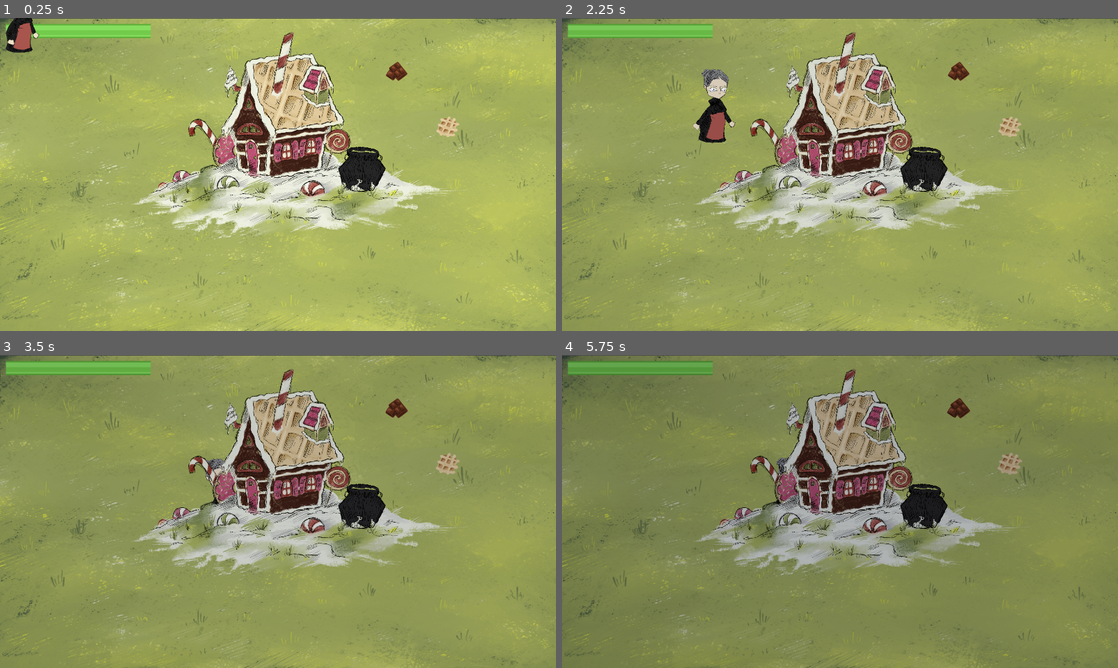
Above: before the commit, frames 1-4 (two rows, left to right).
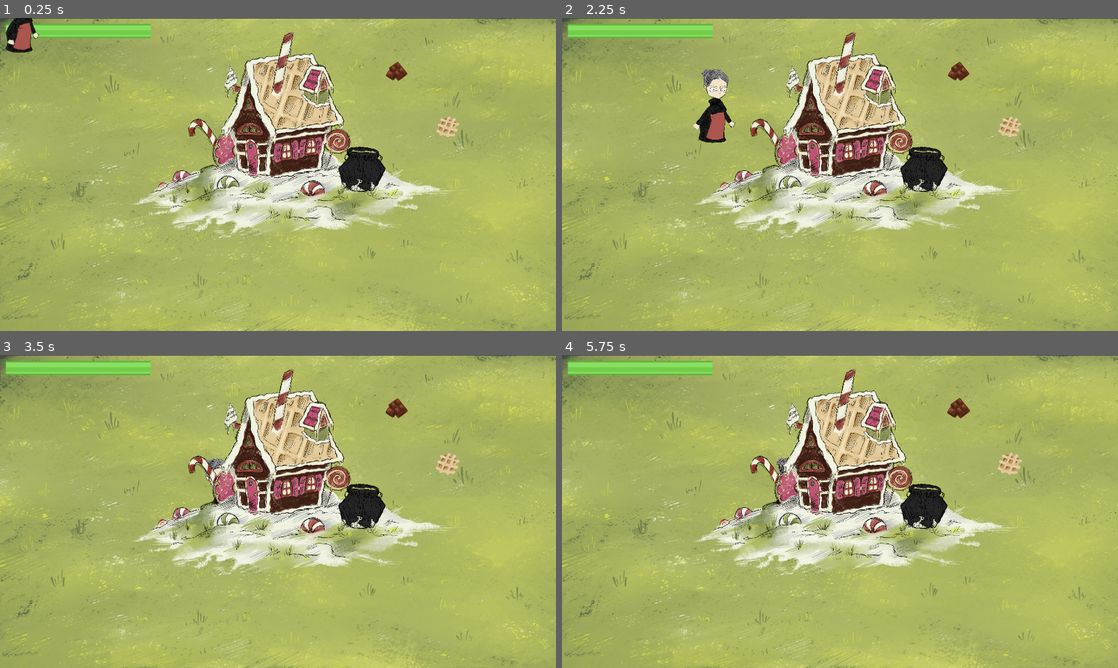
Above: after the commit, the same moments.

Repository: Boris14/GretelsAndHensels
Game: Godot game, scene res://scenes/main.tscn
The game is run twice, just before and just after one commit, with the same random seed, the same clock (stepped at 60 frames per second) and the same inputs.
Inputs (mouse positions are in pixels of both pictures, inside the frame that each line leads up to):
- Up to frame 1 (0.25 s): no input
- Up to frame 2 (2.25 s): move the mouse to (962, 158) at 0.52 s; right-click (962, 158) at 0.6 s; click (962, 158) at 0.67 s; move the mouse to (728, 190) at 1.27 s; right-click (728, 190) at 1.35 s; click (728, 190) at 1.42 s; move the mouse to (895, 105) at 2.02 s; right-click (895, 105) at 2.1 s; click (895, 105) at 2.17 s
- Up to frame 3 (3.5 s): move the mouse to (250, 574) at 2.77 s; right-click (250, 574) at 2.85 s; click (250, 574) at 2.92 s
- Up to frame 4 (5.75 s): move the mouse to (1006, 558) at 3.52 s; right-click (1006, 558) at 3.6 s; click (1006, 558) at 3.67 s; move the mouse to (673, 464) at 4.27 s; right-click (673, 464) at 4.35 s; click (673, 464) at 4.42 s; move the mouse to (867, 511) at 5.02 s; right-click (867, 511) at 5.1 s; click (867, 511) at 5.17 s

The runs differ from the first frame. In frame 2, 3.4% of the frame differs, in the area x 16-97%, y 6-90%; in frame 3, 94%; in frame 4, 97%, in the area x 0-100%, y 0-100%.

Commit message:
Fixed the day/night

Diff:
--- a/scripts/Kids.gd
+++ b/scripts/Kids.gd
@@ -19,9 +19,4 @@
 	var kid = kid_scene.instantiate()
 	# kid position should be a vector starting from the center of the screen 1920x1080 in a random direction, with a random length that is at least 1000 and at most 1920
 	kid.position = Vector2(randf_range(-1,1),randf_range(-1,1)).normalized() * randf_range(1000,1920)
-
-
 	add_child(kid)
-
-
-	pass # Replace with function body.
--- a/scripts/main.gd
+++ b/scripts/main.gd
@@ -8,8 +8,9 @@
 
 var _bodies = []
 var _curr_lighting = 1.0
+var _changing_day = false
 
-@export var day_duration = 8.0
+@export var day_duration = 4.0
 
 @onready var hud = $HUD as HUD
 @onready var baba_yaga = $BabaYaga as BabaYaga
@@ -38,23 +39,27 @@
 	_bodies.append($House)
 	_bodies.append($BabaYaga)
 	_bodies.append($Pot)
-	for kid in $Kids.get_children():
-		_bodies.append(kid)
 	randomize()
-	pass # Replace with function body.
+	change_day()
 
+func change_day():
+	_changing_day = true
+	await get_tree().create_timer(day_duration).timeout
+	_changing_day = false
+	_is_day = not _is_day
 
 # Called every frame. 'delta' is the elapsed time since the previous frame.
 func _process(delta):
-	var _step = delta * (-0.05 if _is_day else 0.05)
-	_curr_lighting += _step
-	if _is_day and _curr_lighting <= 0.4:
-		_is_day = false
-	elif not _is_day and _curr_lighting >= 1:
-		_is_day = true
-	print(_curr_lighting)
+	if not _changing_day:
+		var _step = delta * (-0.1 if _is_day else 0.1)
+		_curr_lighting += _step
+		if (_is_day and _curr_lighting <= 0.5) or (not _is_day and _curr_lighting >= 1):
+			change_day()
 	modulate = NIGHT_COLOR.lightened(_curr_lighting)
 
+	for kid in $Kids.get_children():
+		if _bodies.find(kid) == -1:
+			_bodies.append(kid)
 	_sort_bodies_by_y_pos()
 
 	if Input.is_action_just_pressed("ui_cancel"):
